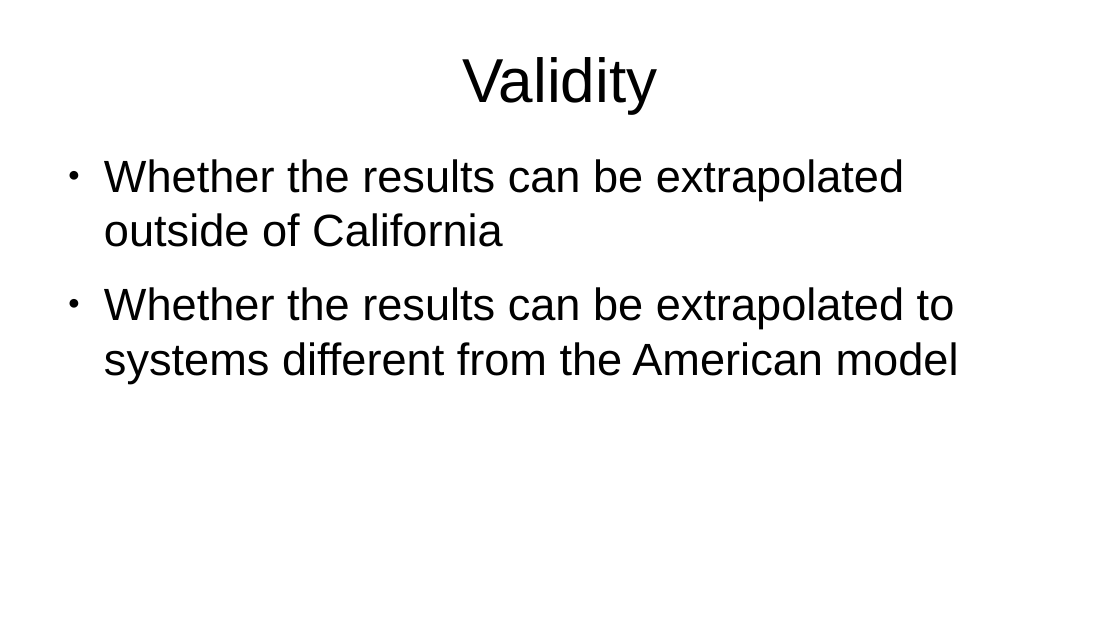
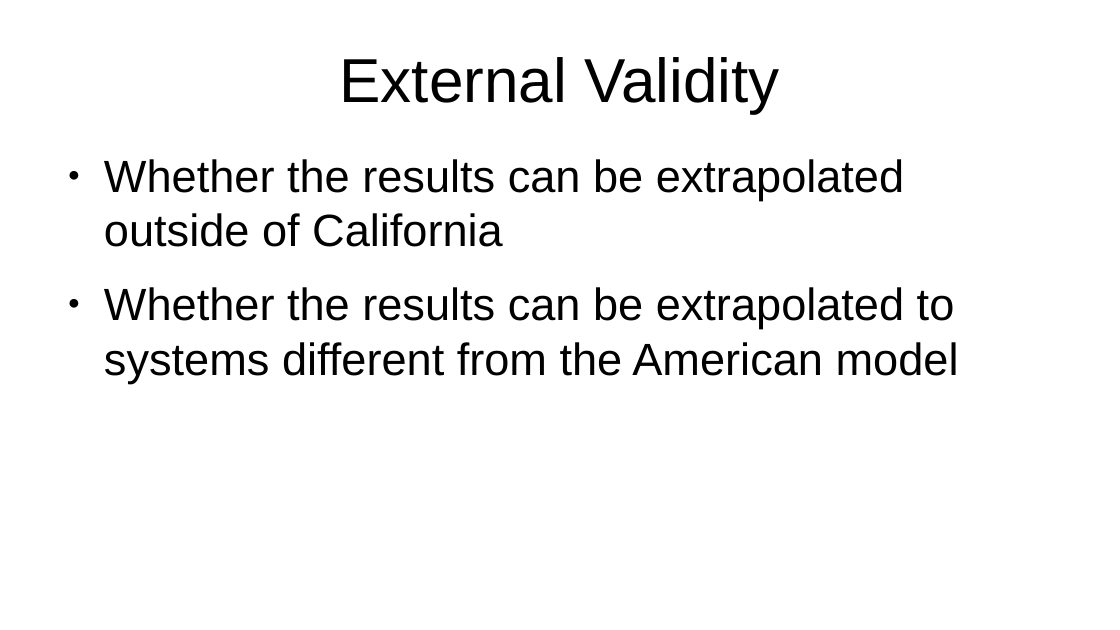
Before and after one commit to vicky-playground/EHR-GDP, a slide deck: slide 18 of does_gdp_impact_health_information_technology_investment.odp (slide 15 before the commit). Drawn at 1120x630 pixels with LibreOffice and Linux fonts; fonts in the diff are those of the drawing. Boxes give left, top, right and bottom in pixels: in the first picture for what was removed or moved away, otherwise in the second. Text is boxed around its words. In the diff, an @@ line names an element or a change of style, - is before the commit and + after.

```diff
--- a/does_gdp_impact_health_information_technology_investment.odp
+++ b/does_gdp_impact_health_information_technology_investment.odp
@@ title at box(339, 57, 779, 113): text changed @@
-Validity
+External Validity
```
Also in this commit, not shown: 12 other slides changed, 5 slides added, 1 slide removed, 9 other files.
